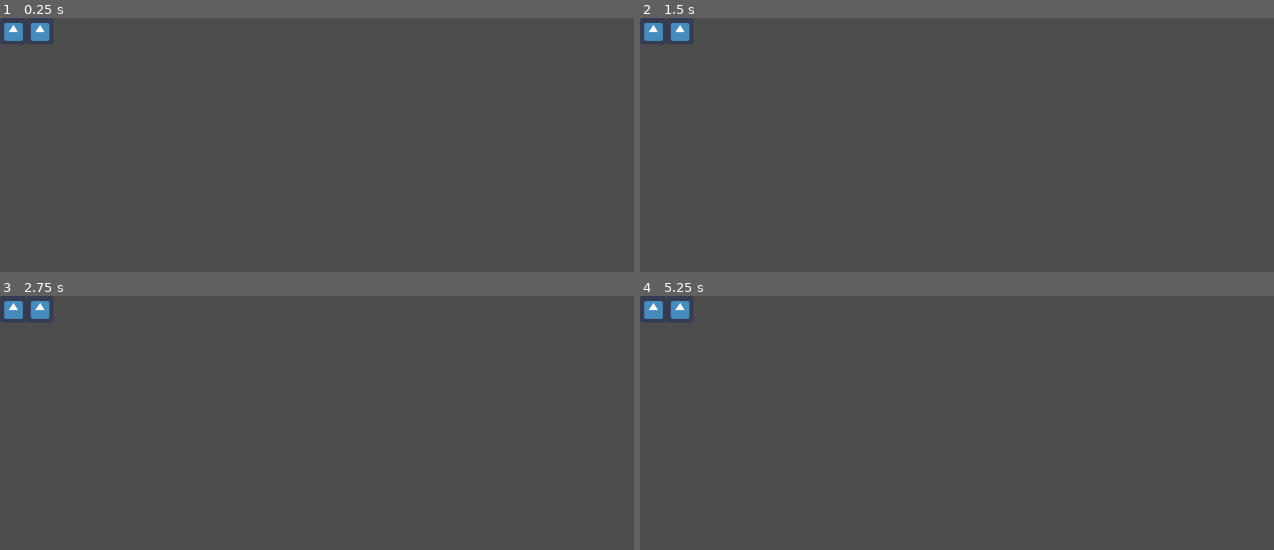
Above: before the commit, frames 1-4 (two rows, left to right).
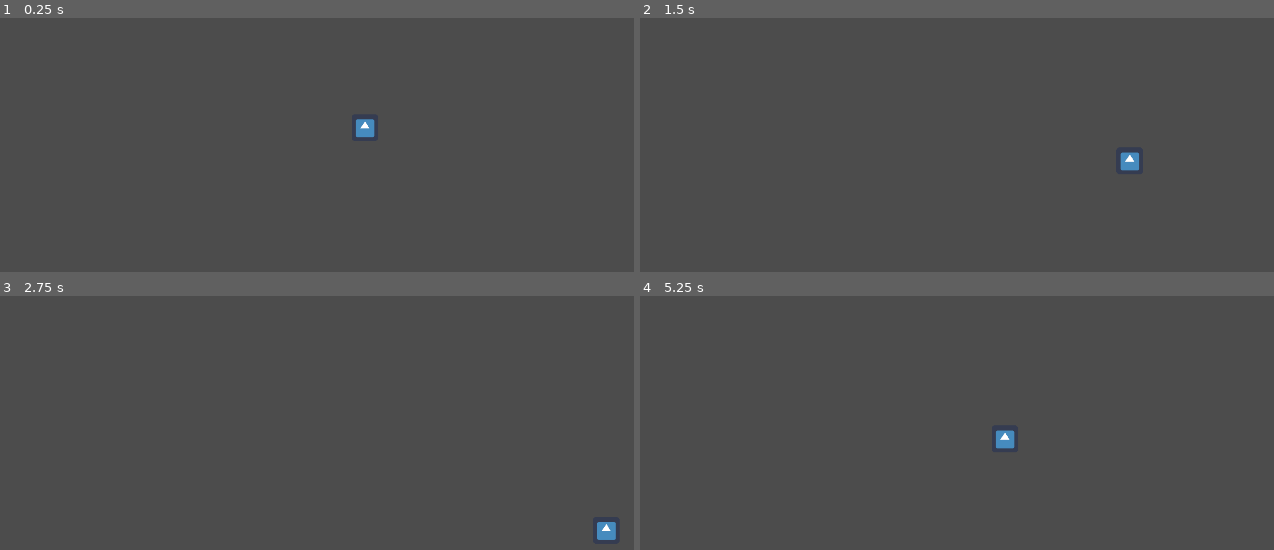
Above: after the commit, the same moments.

Repository: codeHeavy/battleRoyale
Game: Godot game, scene res://World.tscn
Two runs of this game, one before a commit and one after it. Both use one fixed random seed, a clock stepped at 60 frames per second and the inputs below. The engine's default icon, where the game draws it, is replaced by a stand-in: a white triangle on a blue panel in a dark square.
Inputs:
- Up to frame 1 (0.25 s): no input
- Up to frame 2 (1.5 s): tap Enter at 0.5, 1.35 s; hold D 0.53-1.28 s; hold Enter 0.53-1.28 s; hold S from 1.28 s (still down)
- Up to frame 3 (2.75 s): release S at 2.03 s; hold D from 2.03 s (still down); hold Enter from 2.03 s (still down)
- Up to frame 4 (5.25 s): release D at 2.78 s; release Enter at 2.78 s; hold W 2.78-3.53 s; tap Enter at 2.85, 4.35 s; hold Enter 3.53-4.28 s; hold A 3.53-5.03 s; hold S from 5.03 s (still down); hold Enter from 5.03 s (still down)

The runs differ from the first frame. In frame 1, 0.6% of the frame differs, in the area x 0-60%, y 1-47%; in frame 2, 0.7%, in the area x 0-79%, y 1-61%; in frame 3, 0.6%; in frame 4, 0.7%.
Error before the commit: Invalid call. Nonexistent function 'map_to_world' in base 'Nil'. (res://Selector.gd:9)
Error after the commit: Parse Error: The identifier "Player1" isn't declared in the current scope. (res://Grid.gd:39)

Commit message:
Create Grid and added standard movement

Diff:
--- /dev/null
+++ b/Grid.gd
@@ -0,0 +1,43 @@
+extends TileMap
+var tileSize = get_cell_size()
+var halfTileSize = tileSize / 2
+
+var gridSize = Vector2(64,64)
+var grid = []
+
+enum OBJECTS {Player1, Player2, Pickups}
+
+func _ready():
+	#print(tileSize)
+	for x in range(tileSize.x):
+		grid.append([])
+		for y in range(tileSize.y):
+			grid[x].append(null)
+	pass
+
+func iaVacant(pos,direction):
+	var gridPos = world_to_map(pos) + direction
+
+	if gridPos.x < gridSize.x and gridPos.x >= 0:
+		if gridPos.y < gridSize.y and gridPos.y >= 0:
+			if grid[gridPos.x][gridPos.y] == null:
+				return true
+			else:
+				return false
+	return false
+
+# returns new position to move the selector
+# and updates the grid values to reflect the same
+func updateCildPos(childNode):
+	var gridPos = world_to_map(childNode.get_global_position())
+	print(gridPos)
+	# set previos cell to empty
+	grid[gridPos.x][gridPos.y] = null
+
+	# set the player to the new grid position
+	var newPos = gridPos + childNode.direction
+	grid[newPos.x][newPos.y] = Player1
+
+	# position for actual movement
+	var newTargetPosition = map_to_world(newPos) + halfTileSize
+	return newTargetPosition
--- a/Minion.gd
+++ b/Minion.gd
@@ -12,5 +12,5 @@
 func _process(delta):
 
 	# changing the position of minion to the position of the selector
-	self.global_position = get_child(1).SelectedGridPosition
+#	self.global_position = get_child(1).SelectedGridPosition
 	pass
--- /dev/null
+++ b/Player1Selector.gd
@@ -0,0 +1,45 @@
+extends KinematicBody2D
+var direction = Vector2()
+
+const TOP = Vector2(0,-1)
+const RIGHT = Vector2(1,0)
+const DOWN = Vector2(0,1)
+const LEFT = Vector2(-1,0)
+
+var speed = 0
+const MAXSPEED = 400
+var velocity = Vector2()
+
+var grid
+
+func _ready():
+	grid = get_parent()
+	pass
+
+func _physics_process(delta):
+	var isMoving = false
+	if(Input.is_key_pressed(KEY_W) or Input.is_key_pressed(KEY_S) or Input.is_key_pressed(KEY_A) or Input.is_key_pressed(KEY_D) ):
+		isMoving = true
+	direction = Vector2()
+	if isMoving:
+		speed = MAXSPEED
+		if (Input.is_key_pressed(KEY_W)):
+			direction = TOP
+		elif (Input.is_key_pressed(KEY_S)):
+			direction = DOWN
+		elif (Input.is_key_pressed(KEY_A)):
+			direction = LEFT
+		elif (Input.is_key_pressed(KEY_D)):
+			direction = RIGHT
+	else:
+		speed = 0
+
+	# dont scale by deltaTime if using move_and_slide
+	velocity = speed * direction.normalized()
+	move_and_slide(velocity)
+
+	print(get_global_position())
+	#var targetPos = grid.updateCildPos(self)
+	#translate(targetPos)
+	#move_and_collide(targetPos)
+	pass
--- a/Selector.gd
+++ /dev/null
@@ -1,32 +0,0 @@
-extends Sprite
-
-# Script for the selection box of each minion
-
-var MovementCircle=[]
-var MovementSpeed = 2
-onready var map = get_node("/root/World/TileMap")
-
-var SelectedGridPosition =  map.map_to_world(Vector2(1,1))
-
-var releaseCounter = 0.5
-
-
-func _process(delta):
-
-	# timer to detect one press
-	releaseCounter = releaseCounter - delta
-
-	if(Input.is_key_pressed(KEY_W)):
-		translate(Vector2(0,-32))
-	elif(Input.is_key_pressed(KEY_D)):
-		translate(Vector2(32,0))
-	elif(Input.is_key_pressed(KEY_A)):
-		translate(Vector2(-32,0))
-	elif(Input.is_key_pressed(KEY_S)):
-		translate(Vector2(0,32))
-	# On pressing enter the current position is selected
-	elif(Input.is_key_pressed(KEY_ENTER) && releaseCounter < 0):
-		releaseCounter=0.5
-		SelectedGridPosition = self.global_position
-
-	pass
--- /dev/null
+++ b/ViewGrid.gd
@@ -0,0 +1,28 @@
+extends Node2D
+onready var grid = get_parent()
+# class member variables go here, for example:
+# var a = 2
+# var b = "textvar"
+
+func _ready():
+	# Called every time the node is added to the scene.
+	# Initialization here
+	pass
+func _draw():
+	var LINECOLOR = Color(255,0,0)
+	var LINEWIDTH = 2
+	var window_size = OS.get_window_size()
+
+	for x in range(grid.gridSize.x + 1):
+		var colPos = x * grid.tileSize.x
+		var limit = grid.gridSize.y * grid.tileSize.y
+		draw_line(Vector2(colPos,0),Vector2(colPos,limit),LINECOLOR,LINEWIDTH)
+		for y in range(grid.gridSize.y + 1):
+			var rowPos = y * grid.tileSize.y
+			var limitR = grid.gridSize.x * grid.tileSize.y
+			draw_line(Vector2(0,rowPos),Vector2(limit,rowPos),LINECOLOR,LINEWIDTH)
+	pass
+#func _process(delta):
+#	# Called every frame. Delta is time since last frame.
+#	# Update game logic here.
+#	pass
--- a/World.tscn
+++ b/World.tscn
@@ -1,19 +1,16 @@
 [gd_scene load_steps=5 format=2]
 
-[ext_resource path="res://Minion.gd" type="Script" id=1]
-[ext_resource path="res://icon.png" type="Texture" id=2]
-[ext_resource path="res://Selector.gd" type="Script" id=3]
-
-[sub_resource type="TileSet" id=1]
-
-_sections_unfolded = [ "Resource" ]
+[ext_resource path="res://Grid.gd" type="Script" id=1]
+[ext_resource path="res://ViewGrid.gd" type="Script" id=2]
+[ext_resource path="res://Player1Selector.gd" type="Script" id=3]
+[ext_resource path="res://icon.png" type="Texture" id=4]
 
 [node name="World" type="Node" index="0"]
 
-[node name="TileMap" type="TileMap" parent="." index="0"]
+[node name="Grid" type="TileMap" parent="." index="0"]
 
 mode = 0
-tile_set = SubResource( 1 )
+tile_set = null
 cell_size = Vector2( 64, 64 )
 cell_quadrant_size = 16
 cell_custom_transform = Transform2D( 1, 0, 0, 1, 0, 0 )
@@ -29,22 +26,22 @@
 occluder_light_mask = 1
 format = 1
 tile_data = PoolIntArray(  )
-_sections_unfolded = [ "Cell" ]
-
-[node name="Player1" type="Node2D" parent="." index="1"]
-
-[node name="Minion" type="Node2D" parent="Player1" index="0"]
-
 script = ExtResource( 1 )
 
-[node name="Character" type="Sprite" parent="Player1/Minion" index="0"]
+[node name="ViewGrid" type="Node2D" parent="Grid" index="0"]
 
-position = Vector2( 32, 32 )
-texture = ExtResource( 2 )
+script = ExtResource( 2 )
 
-[node name="Selector" type="Sprite" parent="Player1/Minion" index="1"]
+[node name="Player1Selector" type="KinematicBody2D" parent="Grid" index="1"]
 
-position = Vector2( 96, 32 )
-texture = ExtResource( 2 )
+editor/display_folded = true
+input_pickable = false
+collision_layer = 1
+collision_mask = 1
+collision/safe_margin = 0.08
 script = ExtResource( 3 )
-_sections_unfolded = [ "Pause" ]
+
+[node name="SelectorSprite" type="Sprite" parent="Grid/Player1Selector" index="0"]
+
+position = Vector2( 876.745, 263.708 )
+texture = ExtResource( 4 )
--- a/project.godot
+++ b/project.godot
@@ -17,7 +17,6 @@
 [display]
 
 window/size/width=1920
-window/size/borderless=true
 window/size/test_width=1920
 window/size/test_height=1080
 
